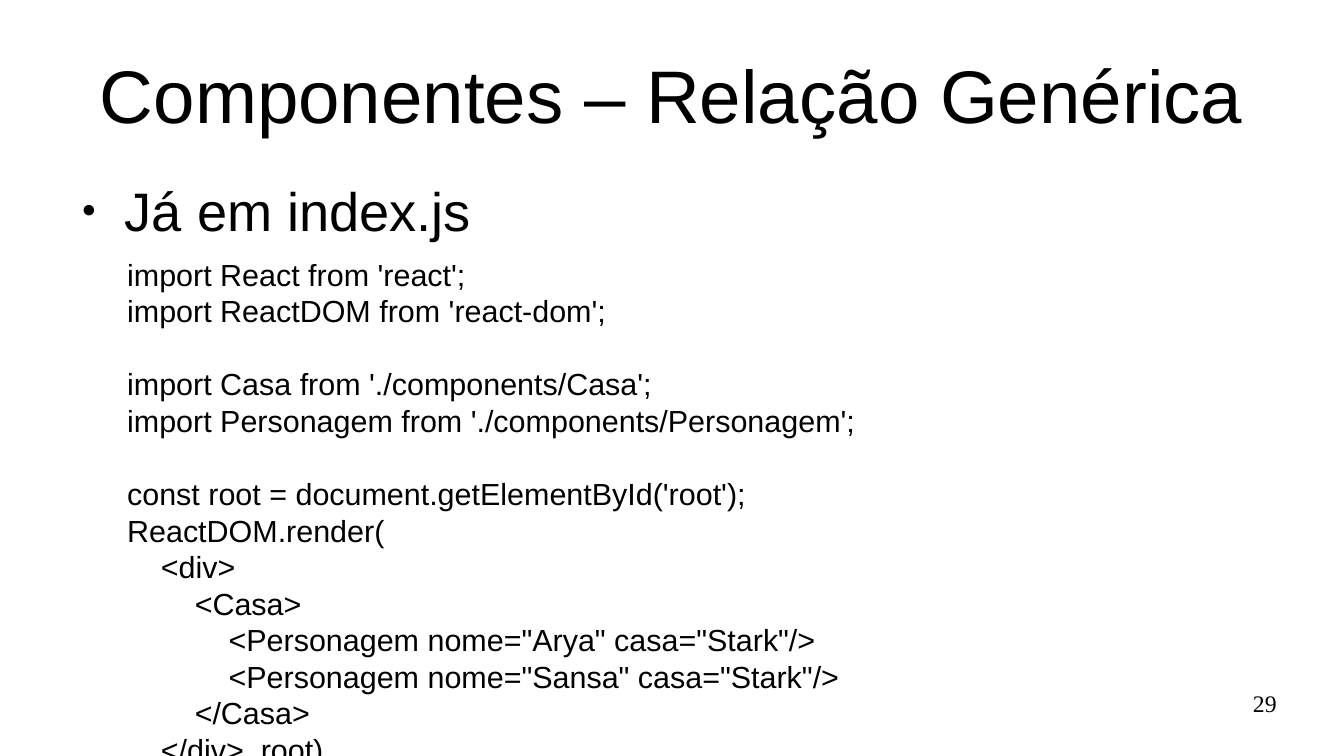
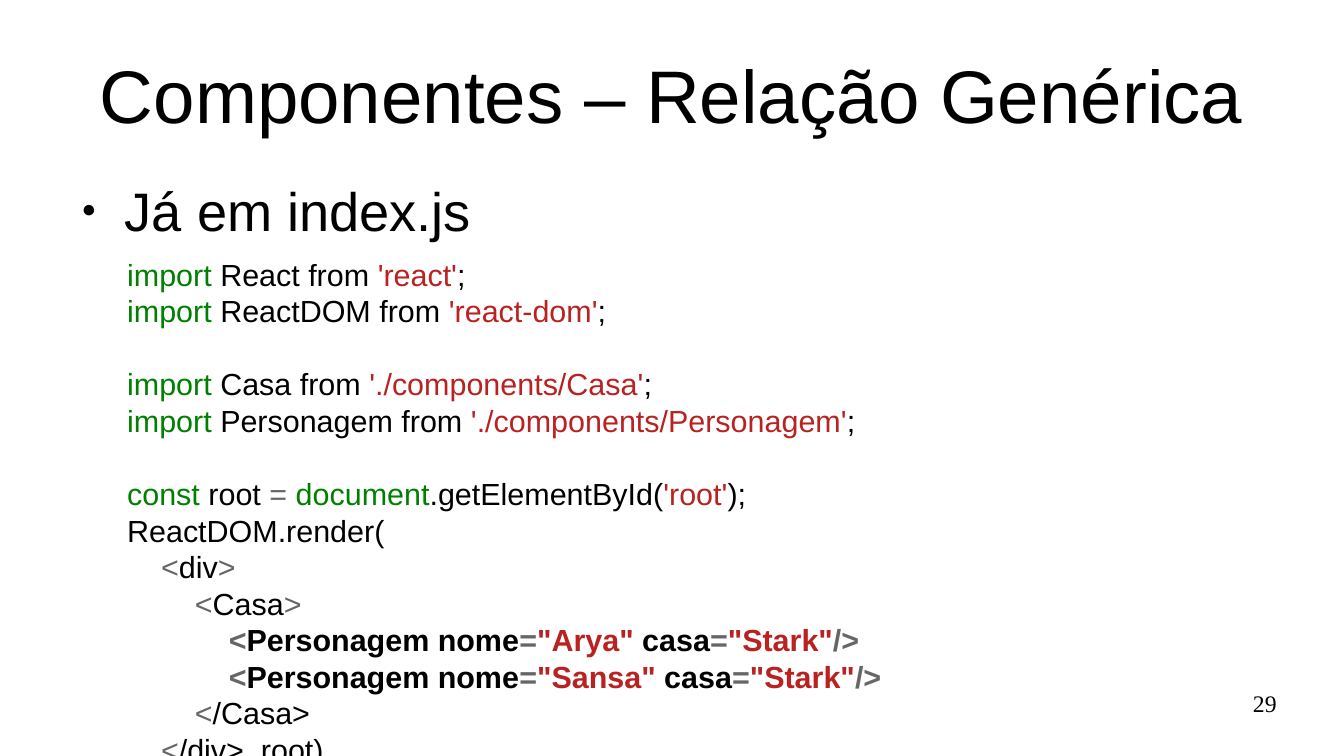
Before and after one commit to Marques-Dev/WEB_2020-1, a slide deck: slide 29 of SLIDES/aula01.odp. Drawn at 1344x756 pixels with LibreOffice and Linux fonts; fonts in the diff are those of the drawing. Boxes give left, top, right and bottom in pixels: in the first picture for what was removed or moved away, otherwise in the second. Text is boxed around its words. In the diff, an @@ line names an element or a change of style, - is before the commit and + after.

```diff
--- a/SLIDES/aula01.odp
+++ b/SLIDES/aula01.odp
@@ text at [127, 264, 881, 725]: text colour #000000 to #008000 in "import", "import", "import", "import" and 1 more places; text colour #000000 to #BA2121 in "'react';", "'react-dom';", "'./components/Casa';", "'./components/Personagem';" and 3 more places; text colour #000000 to #666666 in "=", "<div>", "<Casa>", "<Personagem nome="Arya" casa="Stark"/>" and 3 more places; bold on in "<Personagem nome="Arya" casa="Stark"/>", "<Personagem nome="Sansa" casa="Stark"/>" @@
```
Also in this commit, not shown: 9 other slides changed, 8 slides added, 5 slides removed, 5 other files.
